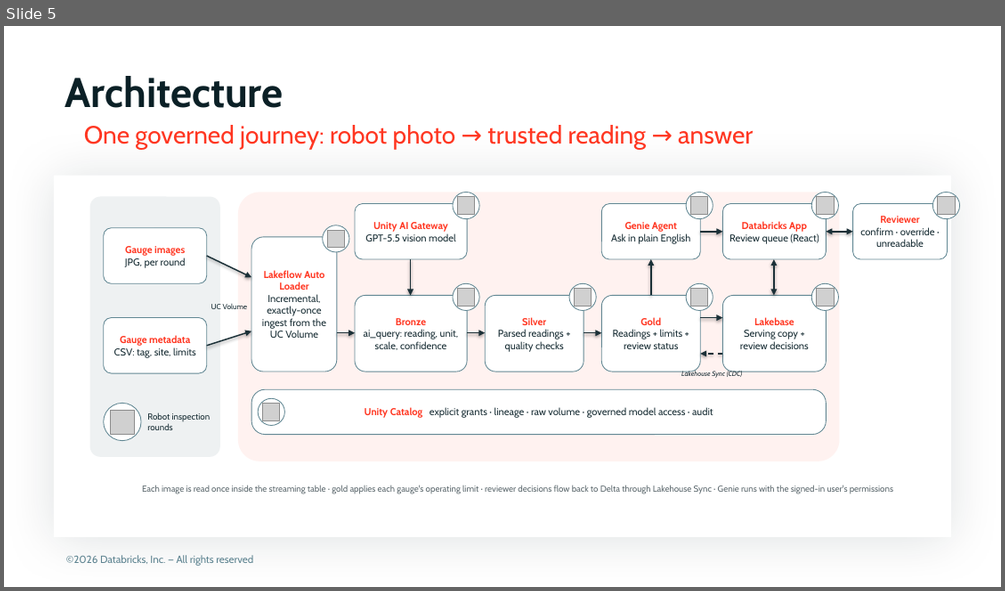
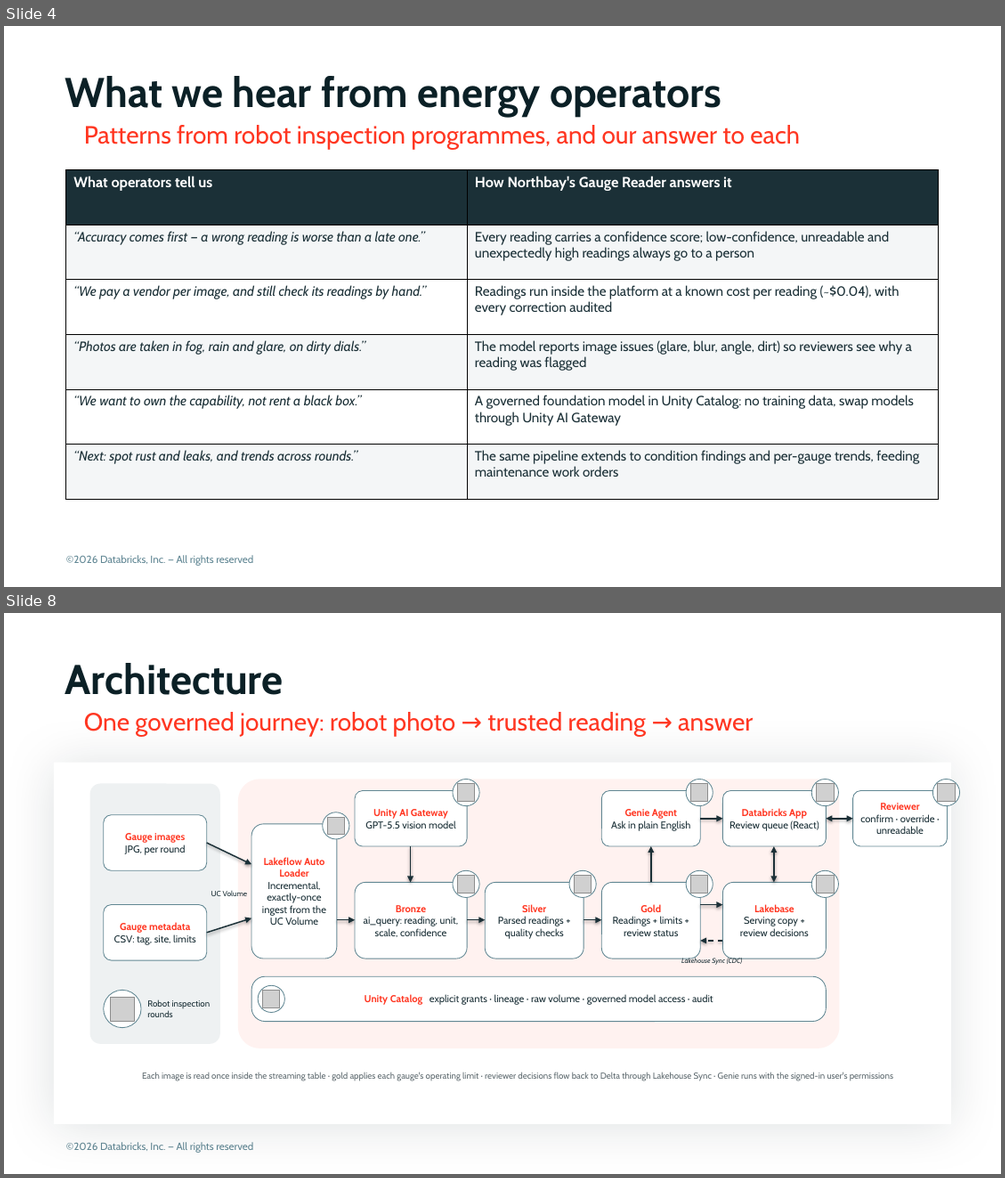
Before and after one commit to admitrewski/pressure-gauge-reader, a slide deck: deck/pressure-gauge-reader.pptx. Shown one above the other, each under a label of ours: slide 5 before the commit, slides 4 and 8 after it; the slides between them are not shown. The pictures are 1005x591 and 1005x1178 pixels, drawn with LibreOffice and Linux fonts; fonts in the diff are those of the drawing; grey boxes stand for pictures; background and template pictures are left out. Boxes give left, top, right and bottom in pixels: in the first picture for what was removed or moved away, otherwise in the second. Text is boxed around its words. In the diff, an @@ line names an element or a change of style, - is before the commit and + after.

Commit message:
Deck: business context (problem, operator patterns, why now) and measured KPIs
Adds three slides before the solution: why Northbay needs this (analog gauges,
photos are not readings, cost of late readings; ETH Zurich ICRA 2024, Siemens
2024), what we hear from energy operators (anonymised patterns -> answers) and
why now. Outcome cards now use measured build numbers; demo adds the AI model
& usage step; Northbay Energy branding throughout.

```diff
--- a/deck/pressure-gauge-reader.pptx
+++ b/deck/pressure-gauge-reader.pptx
@@ slide 4 added at (x1=4, y1=26, x2=1001, y2=587), background #FFFFFF; not listed: 1 template element that a slide beside it also shows @@
@@ title added at (x1=65, y1=76, x2=721, y2=117), 40 pt, text #0B2026, bold @@
+What we hear from energy operators
@@ text added at (x1=84, y1=125, x2=800, y2=149), 24 pt, text #FF3621 @@
+Patterns from robot inspection programmes, and our answer to each
@@ table added at (x1=66, y1=170, x2=938, y2=499), 6 rows, 2 columns @@
+What operators tell us | How Northbay's Gauge Reader answers it
+“Accuracy comes first — a wrong reading is worse than a late one.” | Every reading carries a confidence score; low-confidence, unreadable and unexpectedly high readings always go to a person
+“We pay a vendor per image, and still check its readings by hand.” | Readings run inside the platform at a known cost per reading (~$0.04), with every correction audited
+“Photos are taken in fog, rain and glare, on dirty dials.” | The model reports image issues (glare, blur, angle, dirt) so reviewers see why a reading was flagged
+“We want to own the capability, not rent a black box.” | A governed foundation model in Unity Catalog: no training data, swap models through Unity AI Gateway
+“Next: spot rust and leaks, and trends across rounds.” | The same pipeline extends to condition findings and per-gauge trends, feeding maintenance work orders
@@ what was slide 5 is now slide 8 @@
```
Also in this commit, not shown: 6 slides changed, 2 other slides added, 2 other files.
